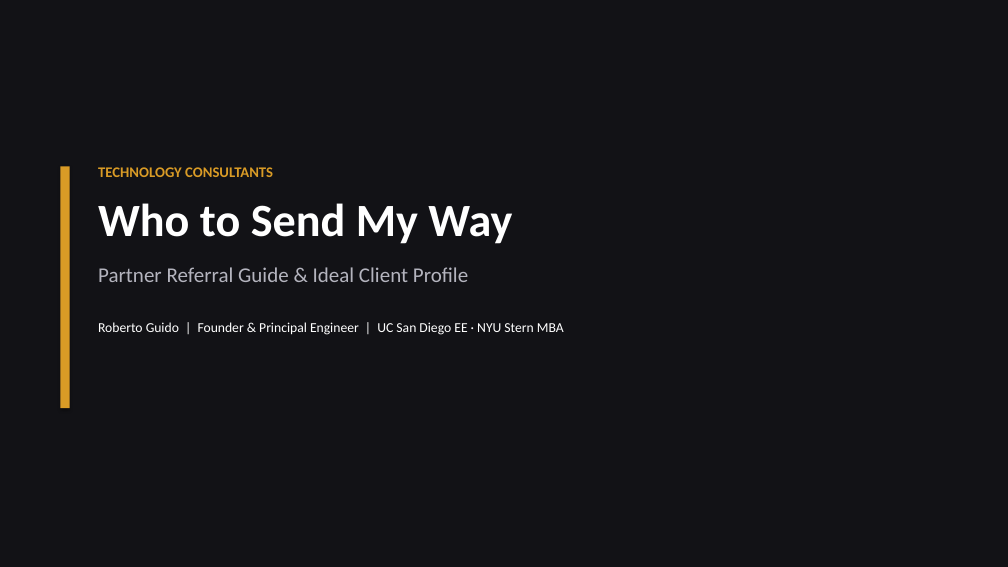
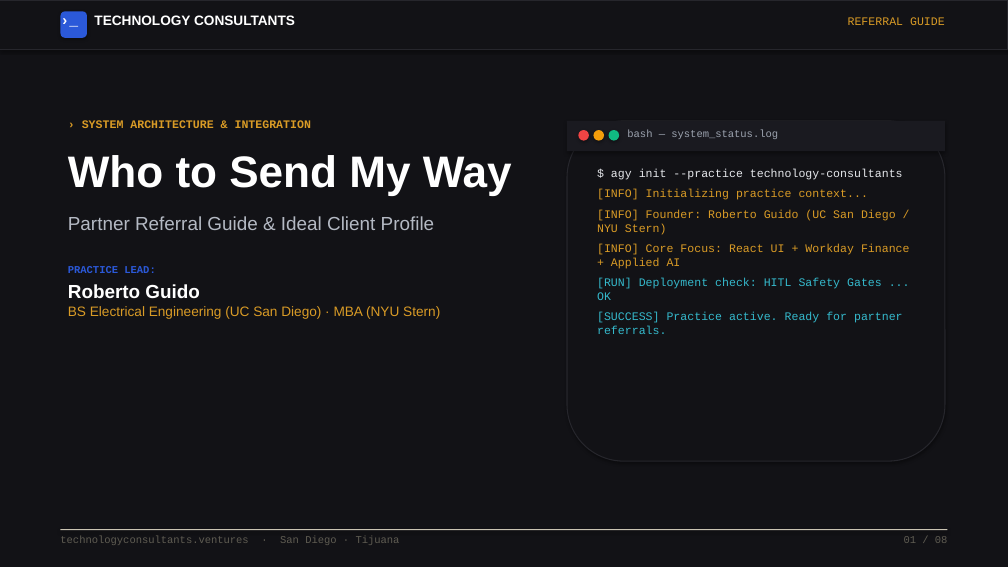
Before and after one commit to rguido198/TechnologyConsultantsVentures, a slide deck: slide 1 of Technology_Consultants_Who_to_Send_My_Way.pptx. Drawn at 1008x567 pixels with LibreOffice and Linux fonts; fonts in the diff are those of the drawing. Boxes give left, top, right and bottom in pixels: in the first picture for what was removed or moved away, otherwise in the second. Text is boxed around its words. In the diff, an @@ line names an element or a change of style, - is before the commit and + after.

Commit message:
Redesign PowerPoint presentations to match design.md website UI, nav header, terminal components, and design tokens

```diff
--- a/Technology_Consultants_Who_to_Send_My_Way.pptx
+++ b/Technology_Consultants_Who_to_Send_My_Way.pptx
@@ rectangle added at box(0, 0, 1008, 49), fill #121216, outline #26262C 1 pt @@
@@ rounded rectangle added at box(60, 11, 87, 38), fill #2B59D9 @@
@@ text added at box(60, 11, 87, 37), 14 pt, text #FFFFFF, bold @@
+›_
@@ text added at box(94, 15, 295, 25), 13 pt, text #FFFFFF, bold @@
+TECHNOLOGY CONSULTANTS
@@ text added at box(848, 17, 945, 25), 11 pt, text #D99B26 @@
+REFERRAL GUIDE
@@ text "› SYSTEM ARCHITECTURE & INTEGRATION": place and size @@
-text "› SYSTEM ARCHITECTURE & INTEGRATION" at box(98, 167, 564, 335)
+text "› SYSTEM ARCHITECTURE & INTEGRATION" at box(68, 120, 512, 319)
@@ text at box(82, 120, 311, 128): text changed; size 14 to 11 pt; font Calibri to Courier New @@
-TECHNOLOGY CONSULTANTS
+› SYSTEM ARCHITECTURE & INTEGRATION
@@ rounded rectangle added at box(567, 121, 945, 461), fill #121216, outline #26262C 1 pt @@
@@ rectangle added at box(567, 121, 945, 151), fill #1A1A20 @@
@@ ellipse added at box(578, 130, 589, 141), fill #EF4444 @@
@@ ellipse added at box(594, 130, 604, 141), fill #F59E0B @@
@@ ellipse added at box(609, 130, 619, 141), fill #10B981 @@
@@ text added at box(627, 130, 778, 139), 10 pt, text #9CA3AF @@
+bash — system_status.log
@@ rectangle removed at box(60, 166, 70, 408) @@
@@ text at box(68, 155, 512, 230): size 44 to 42 pt in "Who to Send My Way"; font Calibri to Arial in "Who to Send My Way", "Partner Referral Guide & Ideal Client Profile"; size 20 to 18 pt, text colour #B4B4BE to #B4B9C3 in "Partner Referral Guide & Ideal Client Profile"; less space between paragraphs; more space between paragraphs @@
@@ text added at box(597, 169, 910, 334), 11 pt, text #D99B26 @@
+$ agy init --practice technology-consultants
+[INFO] Initializing practice context...
+[INFO] Founder: Roberto Guido (UC San Diego / NYU Stern)
+[INFO] Core Focus: React UI + Workday Finance + Applied AI
+[RUN] Deployment check: HITL Safety Gates ... OK
+[SUCCESS] Practice active. Ready for partner referrals.
@@ text at box(68, 266, 440, 319): text changed; font Calibri to Arial; text colour #FFFFFF to #D99B26 @@
-Roberto Guido | Founder & Principal Engineer | UC San Diego EE · NYU Stern MBA
+PRACTICE LEAD:
+Roberto Guido
+BS Electrical Engineering (UC San Diego) · MBA (NYU Stern)
@@ rectangle added at box(60, 529, 948, 530), fill #C9C3B2 @@
@@ text added at box(60, 536, 400, 545), 10 pt, text #5F5C52 @@
+technologyconsultants.ventures · San Diego · Tijuana
@@ text added at box(904, 536, 948, 543), 10 pt, text #5F5C52 @@
+01 / 08
```
Also in this commit, not shown: 7 other slides changed, 1 other file.
